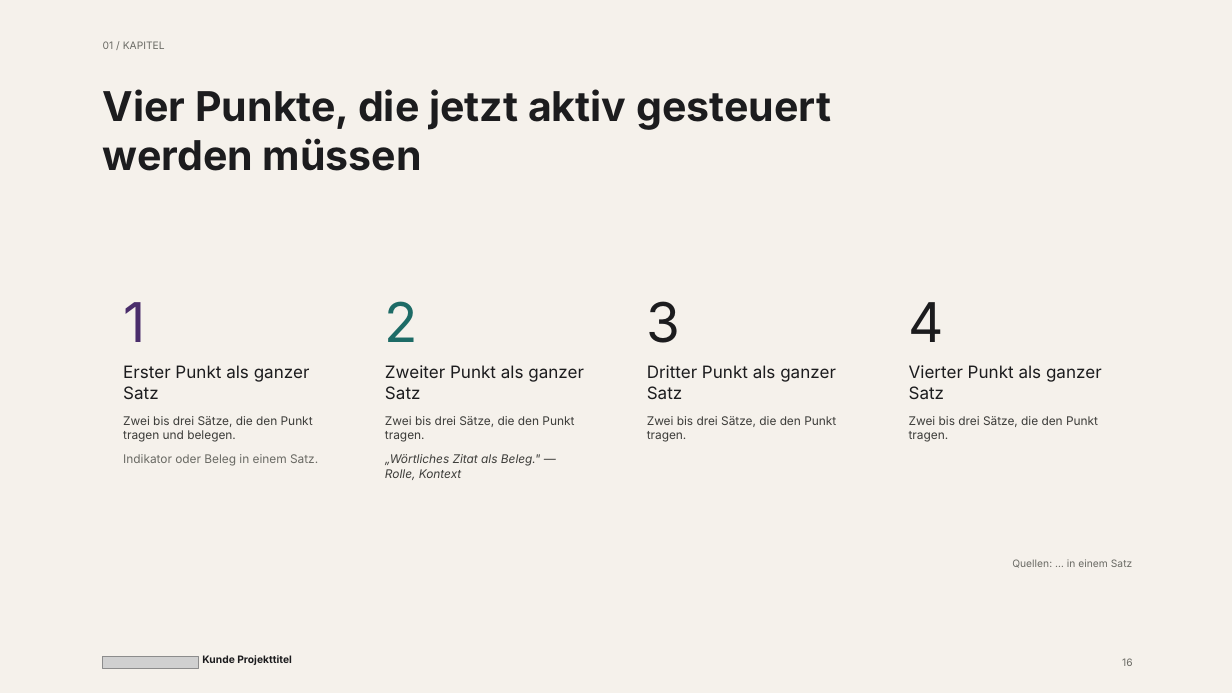
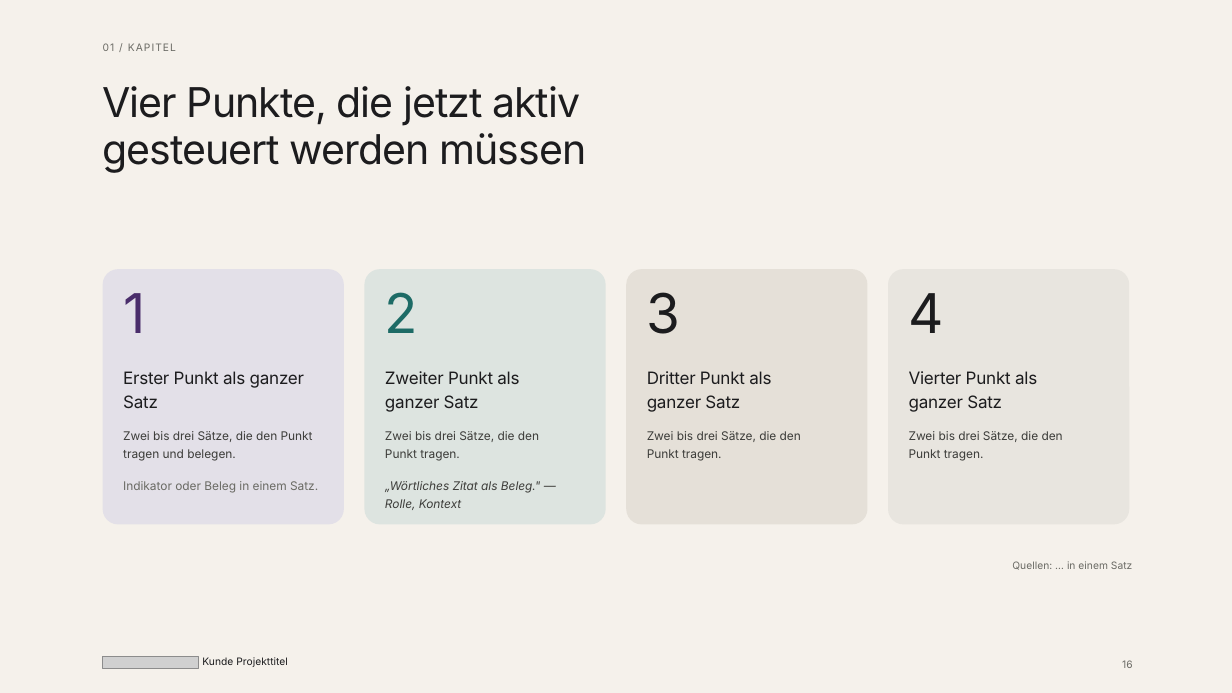
Before and after one commit to BMNils/bridgemaker-brandbook, a slide deck: slide 16 of langdock/pptx-template/bridgemaker-slides-template.pptx. Drawn at 1232x693 pixels with LibreOffice and Linux fonts; fonts in the diff are those of the drawing; grey boxes stand for pictures. Boxes give left, top, right and bottom in pixels: in the first picture for what was removed or moved away, otherwise in the second. Text is boxed around its words. In the diff, an @@ line names an element or a change of style, - is before the commit and + after.

```diff
--- a/langdock/pptx-template/bridgemaker-slides-template.pptx
+++ b/langdock/pptx-template/bridgemaker-slides-template.pptx
@@ text "01 / KAPITEL" at (x1=103, y1=43, x2=115, y2=51): letter spacing 0 to 0.8 pt; line spacing 1 to 11.2pt @@
@@ text "Vier Punkte, die jetzt aktiv ..." at (x1=103, y1=86, x2=586, y2=173): letter spacing 0 to -0.8 pt, bold off; line spacing 1 to 36.8pt @@
@@ rounded rectangle added at (x1=103, y1=269, x2=344, y2=524), fill #E3E0E8 @@
@@ rounded rectangle added at (x1=364, y1=269, x2=605, y2=524), fill #DDE4E0 @@
@@ rounded rectangle added at (x1=627, y1=269, x2=868, y2=524), fill #E5E0D8 @@
@@ rounded rectangle added at (x1=888, y1=269, x2=1129, y2=524), fill #E8E5DF @@
@@ letter spacing 0 to -1.3 pt; line spacing 1 to 46.9pt in 4 elements at (x1=909, y1=293, x2=944, y2=333), (x1=385, y1=292, x2=418, y2=333), (x1=647, y1=292, x2=681, y2=334), (x1=123, y1=293, x2=145, y2=333) @@
@@ text "Erster Punkt als ganzer Satz" at (x1=123, y1=371, x2=318, y2=493): letter spacing 0 to -0.2 pt in "Erster Punkt als ganzer Satz"; line spacing 1 to 18.7pt; line spacing 1 to 14pt; more space between paragraphs @@
@@ text "Zweiter Punkt als ganzer Satz" at (x1=385, y1=371, x2=541, y2=510): letter spacing 0 to -0.2 pt in "Zweiter Punkt als ganzer Satz"; line spacing 1 to 18.7pt; line spacing 1 to 14pt; more space between paragraphs @@
@@ text "Dritter Punkt als ganzer Satz" at (x1=647, y1=371, x2=801, y2=461): letter spacing 0 to -0.2 pt in "Dritter Punkt als ganzer Satz"; line spacing 1 to 18.7pt; line spacing 1 to 14pt; more space between paragraphs @@
@@ text "Vierter Punkt als ganzer Satz" at (x1=909, y1=371, x2=1063, y2=461): letter spacing 0 to -0.2 pt in "Vierter Punkt als ganzer Satz"; line spacing 1 to 18.7pt; line spacing 1 to 14pt; more space between paragraphs @@
@@ text "Quellen: … in einem Satz" at (x1=1012, y1=561, x2=1132, y2=570): line spacing 1 to 11.2pt @@
@@ text "Kunde Projekttitel" at (x1=202, y1=657, x2=288, y2=667): bold off; line spacing 1 to 11.2pt @@
@@ text "16" at (x1=1122, y1=660, x2=1133, y2=668): line spacing 1 to 11.2pt @@
```
Also in this commit, not shown: 19 other slides changed, 2 other files.
